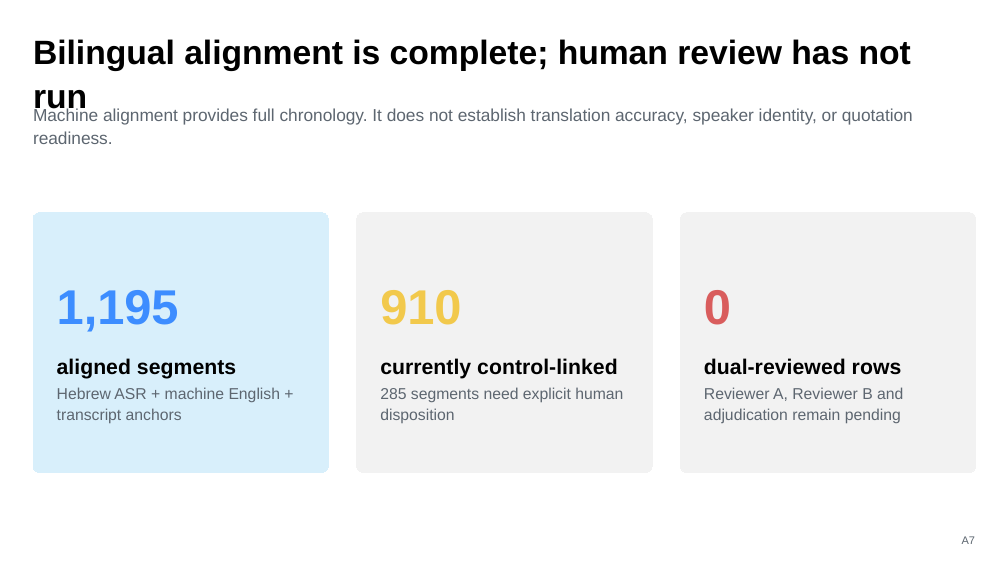
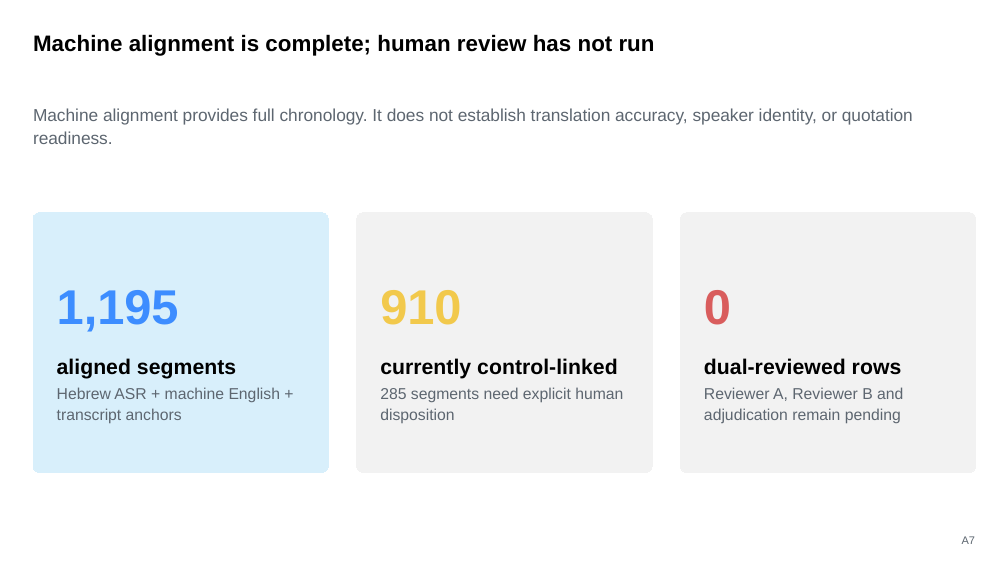
Before and after one commit to AliHamed17/Vego-Ai, a slide deck: slide 19 of presentations/VEGO-AI-Iris-Supervisor-Decisions-2026-08-05.pptx. Drawn at 1008x567 pixels with LibreOffice and Linux fonts; fonts in the diff are those of the drawing. Boxes give left, top, right and bottom in pixels: in the first picture for what was removed or moved away, otherwise in the second. Text is boxed around its words. In the diff, an @@ line names an element or a change of style, - is before the commit and + after.

```diff
--- a/presentations/VEGO-AI-Iris-Supervisor-Decisions-2026-08-05.pptx
+++ b/presentations/VEGO-AI-Iris-Supervisor-Decisions-2026-08-05.pptx
@@ text at (33, 34, 655, 56): text changed; size 32 to 21.4 pt @@
-Bilingual alignment is complete; human review has not run
+Machine alignment is complete; human review has not run
```
Also in this commit, not shown: 2 other slides changed, 29 other files.
